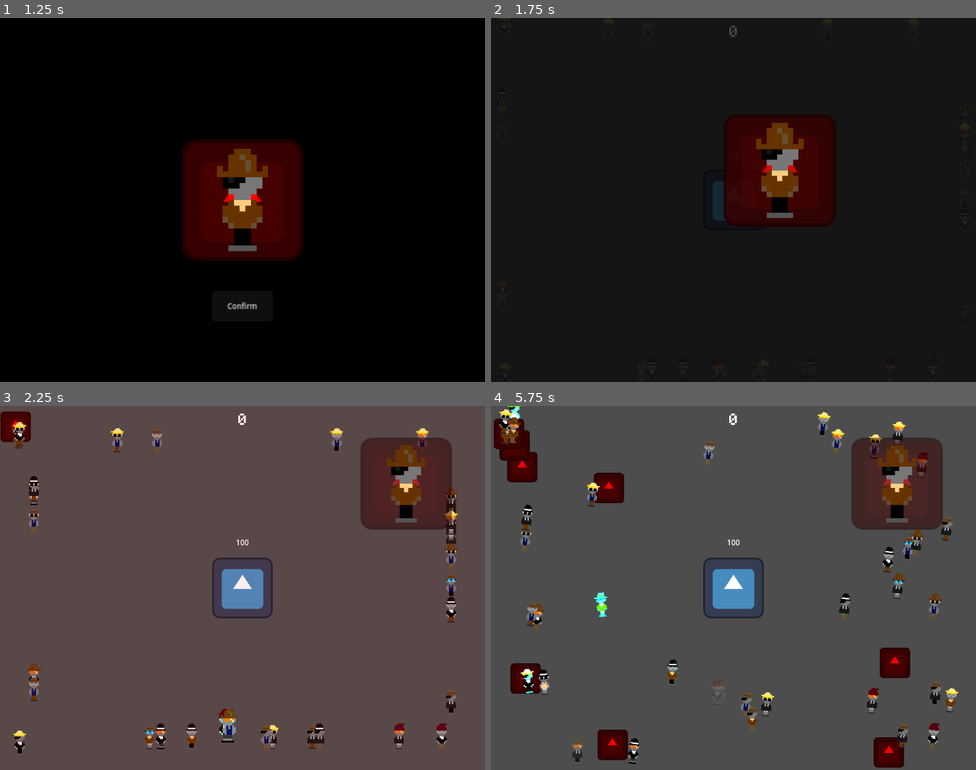
Above: before the commit, frames 1-4 (two rows, left to right).
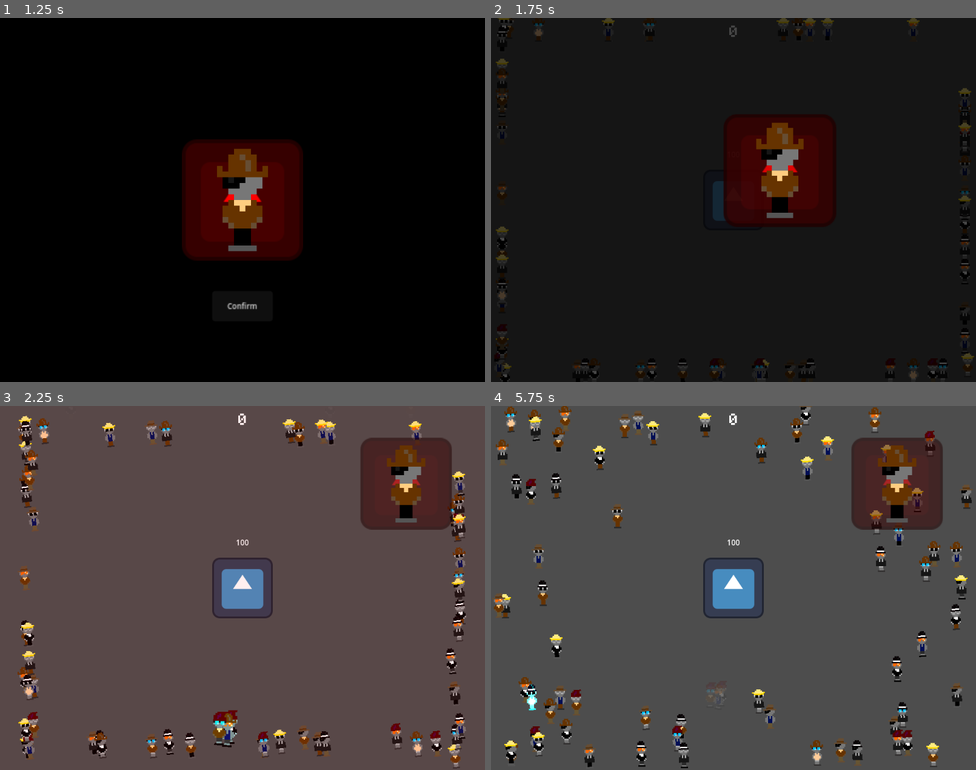
Above: after the commit, the same moments.

Repository: SamuelScerri/Score-Space-Jam
Game: Godot game, scene res://Game Area.tscn
Same seed, same stepped clock (60 frames per second), same inputs: the game is played once before the commit and once after it. The engine's default icon, where the game draws it, is replaced by a stand-in: a white triangle on a blue panel in a dark square.
Inputs (mouse positions are in pixels of both pictures, inside the frame that each line leads up to):
- Up to frame 1 (1.25 s): move the mouse to (349, 181) at 0.52 s; click (349, 181) at 0.6 s
- Up to frame 2 (1.75 s): click "Confirm" at 1.25 s
- Up to frame 3 (2.25 s): move the mouse to (227, 748) at 2.02 s; click (227, 748) at 2.1 s
- Up to frame 4 (5.75 s): move the mouse to (675, 722) at 2.77 s; click (675, 722) at 2.85 s; move the mouse to (520, 464) at 3.52 s; click (520, 464) at 3.6 s; move the mouse to (602, 657) at 4.27 s; click (602, 657) at 4.35 s; move the mouse to (529, 733) at 5.02 s; click (529, 733) at 5.1 s

Frame 1 is identical in both runs. In frame 2, 0.9% of the frame differs, in the area x 1-100%, y 0-100%; in frame 3, 6.9%; in frame 4, 13%, in the area x 0-100%, y 0-100%.

Commit message:
Updated Enemies

Diff:
--- a/Game Area.gd
+++ b/Game Area.gd
@@ -6,7 +6,7 @@
 @onready var camera = $Camera
 @onready var shake_duration = $Shake
 
-@export var max_citizens_in_area = 32
+@export var max_citizens_in_area = 64
 @export var enemy_chance_percentage = .2
 
 @export var citizen_node: PackedScene
@@ -15,9 +15,13 @@
 var should_shake = false
 var game_ended = false
 
+var citizen_enemy
+
 func _ready():
 	Global.current_game_area = self
 	get_tree().paused = true
+
+	citizen_enemy = user_interface.get_citizen()
 
 	#We Will Now Create A Bunch Of Citizens
 	for i in range(max_citizens_in_area):
--- a/Game Area.tscn
+++ b/Game Area.tscn
@@ -16,7 +16,7 @@
 [node name="Building" parent="." instance=ExtResource("1_r261b")]
 
 [node name="Spawn Delay" type="Timer" parent="."]
-wait_time = 0.5
+wait_time = 2.0
 autostart = true
 
 [node name="Fire" type="AudioStreamPlayer" parent="."]
--- a/Interface.tscn
+++ b/Interface.tscn
@@ -102,8 +102,119 @@
 }]
 }
 
+[sub_resource type="Animation" id="Animation_1yv4p"]
+resource_name = "End"
+tracks/0/type = "value"
+tracks/0/imported = false
+tracks/0/enabled = true
+tracks/0/path = NodePath("Background:color")
+tracks/0/interp = 2
+tracks/0/loop_wrap = true
+tracks/0/keys = {
+"times": PackedFloat32Array(0, 1),
+"transitions": PackedFloat32Array(-2, -2),
+"update": 0,
+"values": [Color(0, 0, 0, 0), Color(0, 0, 0, 0.501961)]
+}
+tracks/1/type = "value"
+tracks/1/imported = false
+tracks/1/enabled = true
+tracks/1/path = NodePath("Music:volume_db")
+tracks/1/interp = 2
+tracks/1/loop_wrap = true
+tracks/1/keys = {
+"times": PackedFloat32Array(0, 1),
+"transitions": PackedFloat32Array(-2, -2),
+"update": 0,
+"values": [0.0, -32.0]
+}
+tracks/2/type = "value"
+tracks/2/imported = false
+tracks/2/enabled = true
+tracks/2/path = NodePath("Target:modulate")
+tracks/2/interp = 2
+tracks/2/loop_wrap = true
+tracks/2/keys = {
+"times": PackedFloat32Array(0, 1),
+"transitions": PackedFloat32Array(-2, -2),
+"update": 0,
+"values": [Color(1, 1, 1, 1), Color(1, 1, 1, 0)]
+}
+tracks/3/type = "value"
+tracks/3/imported = false
+tracks/3/enabled = true
+tracks/3/path = NodePath("Label:modulate")
+tracks/3/interp = 2
+tracks/3/loop_wrap = true
+tracks/3/keys = {
+"times": PackedFloat32Array(0, 1),
+"transitions": PackedFloat32Array(-2, -2),
+"update": 0,
+"values": [Color(1, 1, 1, 1), Color(1, 1, 1, 0)]
+}
+
+[sub_resource type="Animation" id="Animation_wq1n1"]
+resource_name = "Green Flash"
+length = 0.2
+tracks/0/type = "method"
+tracks/0/imported = false
+tracks/0/enabled = true
+tracks/0/path = NodePath("Good")
+tracks/0/interp = 1
+tracks/0/loop_wrap = true
+tracks/0/keys = {
+"times": PackedFloat32Array(0),
+"transitions": PackedFloat32Array(1),
+"values": [{
+"args": [0.0],
+"method": &"play"
+}]
+}
+tracks/1/type = "value"
+tracks/1/imported = false
+tracks/1/enabled = true
+tracks/1/path = NodePath("Background:color")
+tracks/1/interp = 1
+tracks/1/loop_wrap = true
+tracks/1/keys = {
+"times": PackedFloat32Array(0, 0.2),
+"transitions": PackedFloat32Array(1, 1),
+"update": 0,
+"values": [Color(0, 1, 0, 0.12549), Color(0, 1, 0, 0)]
+}
+
 [sub_resource type="Animation" id="Animation_oqim6"]
 resource_name = "Idle"
+
+[sub_resource type="Animation" id="Animation_1e2tb"]
+resource_name = "Red Flash"
+length = 0.2
+tracks/0/type = "method"
+tracks/0/imported = false
+tracks/0/enabled = true
+tracks/0/path = NodePath("Bad")
+tracks/0/interp = 1
+tracks/0/loop_wrap = true
+tracks/0/keys = {
+"times": PackedFloat32Array(0),
+"transitions": PackedFloat32Array(1),
+"values": [{
+"args": [0.0],
+"method": &"play"
+}]
+}
+tracks/1/type = "value"
+tracks/1/imported = false
+tracks/1/enabled = true
+tracks/1/path = NodePath("Background:color")
+tracks/1/interp = 1
+tracks/1/loop_wrap = true
+tracks/1/keys = {
+"times": PackedFloat32Array(0, 0.2),
+"transitions": PackedFloat32Array(1, 1),
+"update": 0,
+"values": [Color(1, 0, 0, 0.12549), Color(1, 0, 0, 0)]
+}
 
 [sub_resource type="Animation" id="Animation_gr5k4"]
 resource_name = "Show"
@@ -166,117 +277,6 @@
 "transitions": PackedFloat32Array(1),
 "update": 1,
 "values": [true]
-}
-
-[sub_resource type="Animation" id="Animation_wq1n1"]
-resource_name = "Green Flash"
-length = 0.2
-tracks/0/type = "method"
-tracks/0/imported = false
-tracks/0/enabled = true
-tracks/0/path = NodePath("Good")
-tracks/0/interp = 1
-tracks/0/loop_wrap = true
-tracks/0/keys = {
-"times": PackedFloat32Array(0),
-"transitions": PackedFloat32Array(1),
-"values": [{
-"args": [0.0],
-"method": &"play"
-}]
-}
-tracks/1/type = "value"
-tracks/1/imported = false
-tracks/1/enabled = true
-tracks/1/path = NodePath("Background:color")
-tracks/1/interp = 1
-tracks/1/loop_wrap = true
-tracks/1/keys = {
-"times": PackedFloat32Array(0, 0.2),
-"transitions": PackedFloat32Array(1, 1),
-"update": 0,
-"values": [Color(0, 1, 0, 0.12549), Color(0, 1, 0, 0)]
-}
-
-[sub_resource type="Animation" id="Animation_1e2tb"]
-resource_name = "Red Flash"
-length = 0.2
-tracks/0/type = "method"
-tracks/0/imported = false
-tracks/0/enabled = true
-tracks/0/path = NodePath("Bad")
-tracks/0/interp = 1
-tracks/0/loop_wrap = true
-tracks/0/keys = {
-"times": PackedFloat32Array(0),
-"transitions": PackedFloat32Array(1),
-"values": [{
-"args": [0.0],
-"method": &"play"
-}]
-}
-tracks/1/type = "value"
-tracks/1/imported = false
-tracks/1/enabled = true
-tracks/1/path = NodePath("Background:color")
-tracks/1/interp = 1
-tracks/1/loop_wrap = true
-tracks/1/keys = {
-"times": PackedFloat32Array(0, 0.2),
-"transitions": PackedFloat32Array(1, 1),
-"update": 0,
-"values": [Color(1, 0, 0, 0.12549), Color(1, 0, 0, 0)]
-}
-
-[sub_resource type="Animation" id="Animation_1yv4p"]
-resource_name = "End"
-tracks/0/type = "value"
-tracks/0/imported = false
-tracks/0/enabled = true
-tracks/0/path = NodePath("Background:color")
-tracks/0/interp = 2
-tracks/0/loop_wrap = true
-tracks/0/keys = {
-"times": PackedFloat32Array(0, 1),
-"transitions": PackedFloat32Array(-2, -2),
-"update": 0,
-"values": [Color(0, 0, 0, 0), Color(0, 0, 0, 0.501961)]
-}
-tracks/1/type = "value"
-tracks/1/imported = false
-tracks/1/enabled = true
-tracks/1/path = NodePath("Music:volume_db")
-tracks/1/interp = 2
-tracks/1/loop_wrap = true
-tracks/1/keys = {
-"times": PackedFloat32Array(0, 1),
-"transitions": PackedFloat32Array(-2, -2),
-"update": 0,
-"values": [0.0, -32.0]
-}
-tracks/2/type = "value"
-tracks/2/imported = false
-tracks/2/enabled = true
-tracks/2/path = NodePath("Target:modulate")
-tracks/2/interp = 2
-tracks/2/loop_wrap = true
-tracks/2/keys = {
-"times": PackedFloat32Array(0, 1),
-"transitions": PackedFloat32Array(-2, -2),
-"update": 0,
-"values": [Color(1, 1, 1, 1), Color(1, 1, 1, 0)]
-}
-tracks/3/type = "value"
-tracks/3/imported = false
-tracks/3/enabled = true
-tracks/3/path = NodePath("Label:modulate")
-tracks/3/interp = 2
-tracks/3/loop_wrap = true
-tracks/3/keys = {
-"times": PackedFloat32Array(0, 1),
-"transitions": PackedFloat32Array(-2, -2),
-"update": 0,
-"values": [Color(1, 1, 1, 1), Color(1, 1, 1, 0)]
 }
 
 [sub_resource type="AnimationLibrary" id="AnimationLibrary_avmb6"]
--- a/Nodes/Citizen.tscn
+++ b/Nodes/Citizen.tscn
@@ -51,6 +51,7 @@
 
 [sub_resource type="Animation" id="Animation_mv8b5"]
 resource_name = "Spawn"
+length = 0.5
 tracks/0/type = "value"
 tracks/0/imported = false
 tracks/0/enabled = true
@@ -58,7 +59,7 @@
 tracks/0/interp = 2
 tracks/0/loop_wrap = true
 tracks/0/keys = {
-"times": PackedFloat32Array(0, 1),
+"times": PackedFloat32Array(0, 0.5),
 "transitions": PackedFloat32Array(-2, -2),
 "update": 0,
 "values": [Color(1, 1, 1, 0), Color(1, 1, 1, 1)]
--- a/Nodes/Enemy.tscn
+++ b/Nodes/Enemy.tscn
@@ -1,7 +1,7 @@
-[gd_scene load_steps=6 format=3 uid="uid://cm2ftyt7r5ag0"]
+[gd_scene load_steps=8 format=3 uid="uid://cm2ftyt7r5ag0"]
 
-[ext_resource type="Texture2D" uid="uid://deh46ylnqx6qi" path="res://icon.svg" id="1_b6nux"]
 [ext_resource type="Script" path="res://Scripts/Enemy.gd" id="1_daj70"]
+[ext_resource type="PackedScene" uid="uid://c4fmn6h3lpp4s" path="res://Nodes/Character.tscn" id="2_7xs16"]
 
 [sub_resource type="RectangleShape2D" id="RectangleShape2D_1c67k"]
 size = Vector2(128, 128)
@@ -13,14 +13,14 @@
 tracks/0/type = "value"
 tracks/0/imported = false
 tracks/0/enabled = true
-tracks/0/path = NodePath("Icon:scale")
+tracks/0/path = NodePath("Character:scale")
 tracks/0/interp = 2
 tracks/0/loop_wrap = true
 tracks/0/keys = {
 "times": PackedFloat32Array(0, 0.05, 0.2),
 "transitions": PackedFloat32Array(-2, -2, -2),
 "update": 0,
-"values": [Vector2(1, 1), Vector2(1.2, 1.2), Vector2(1, 1)]
+"values": [Vector2(6, 6), Vector2(8, 8), Vector2(6, 6)]
 }
 tracks/1/type = "method"
 tracks/1/imported = false
@@ -43,18 +43,66 @@
 tracks/2/interp = 2
 tracks/2/loop_wrap = true
 tracks/2/keys = {
-"times": PackedFloat32Array(0, 3, 4),
+"times": PackedFloat32Array(0, 0.05, 0.1, 3, 4),
+"transitions": PackedFloat32Array(-2, -2, 1, -2, -2),
+"update": 0,
+"values": [Color(1, 0, 0, 1), Color(1, 0, 0, 1), Color(1, 1, 1, 1), Color(1, 1, 1, 1), Color(1, 1, 1, 0)]
+}
+
+[sub_resource type="Animation" id="Animation_mv8b5"]
+resource_name = "Spawn"
+length = 0.5
+tracks/0/type = "value"
+tracks/0/imported = false
+tracks/0/enabled = true
+tracks/0/path = NodePath(".:modulate")
+tracks/0/interp = 2
+tracks/0/loop_wrap = true
+tracks/0/keys = {
+"times": PackedFloat32Array(0, 0.5),
+"transitions": PackedFloat32Array(-2, -2),
+"update": 0,
+"values": [Color(1, 1, 1, 0), Color(1, 1, 1, 1)]
+}
+tracks/1/type = "value"
+tracks/1/imported = false
+tracks/1/enabled = true
+tracks/1/path = NodePath("Character:rotation")
+tracks/1/interp = 1
+tracks/1/loop_wrap = true
+tracks/1/keys = {
+"times": PackedFloat32Array(0),
+"transitions": PackedFloat32Array(1),
+"update": 0,
+"values": [0.0]
+}
+
+[sub_resource type="Animation" id="Animation_i1lvd"]
+resource_name = "Walk"
+length = 0.4
+loop_mode = 1
+tracks/0/type = "value"
+tracks/0/imported = false
+tracks/0/enabled = true
+tracks/0/path = NodePath("Character:rotation")
+tracks/0/interp = 1
+tracks/0/loop_wrap = true
+tracks/0/keys = {
+"times": PackedFloat32Array(0, 0.2, 0.4),
 "transitions": PackedFloat32Array(-2, -2, -2),
 "update": 0,
-"values": [Color(1, 1, 1, 1), Color(1, 1, 1, 1), Color(1, 1, 1, 0)]
+"values": [-0.122173, 0.122173, -0.122173]
 }
 
 [sub_resource type="AnimationLibrary" id="AnimationLibrary_b4p4n"]
 _data = {
-"Death": SubResource("Animation_37fw0")
+"Death": SubResource("Animation_37fw0"),
+"Spawn": SubResource("Animation_mv8b5"),
+"Walk": SubResource("Animation_i1lvd")
 }
 
 [node name="Enemy" type="CharacterBody2D"]
+modulate = Color(1, 1, 1, 0)
 z_index = -4096
 scale = Vector2(0.5, 0.5)
 collision_layer = 2
@@ -64,17 +112,18 @@
 script = ExtResource("1_daj70")
 metadata/_edit_group_ = true
 
-[node name="Icon" type="Sprite2D" parent="."]
-modulate = Color(1, 0, 0, 1)
-texture = ExtResource("1_b6nux")
+[node name="Character" parent="." instance=ExtResource("2_7xs16")]
+randomize = false
 
 [node name="Collider" type="CollisionShape2D" parent="."]
 shape = SubResource("RectangleShape2D_1c67k")
 
 [node name="Feedback" type="AnimationPlayer" parent="."]
+autoplay = "Spawn"
 libraries = {
 "": SubResource("AnimationLibrary_b4p4n")
 }
 
 [connection signal="mouse_entered" from="." to="." method="_on_mouse_entered"]
 [connection signal="mouse_exited" from="." to="." method="_on_mouse_exited"]
+[connection signal="animation_finished" from="Feedback" to="." method="_on_feedback_animation_finished" unbinds=1]
--- a/Scripts/CharacterGen.gd
+++ b/Scripts/CharacterGen.gd
@@ -5,8 +5,27 @@
 @export var shirts: Array[CompressedTexture2D]
 @export var pants: Array[CompressedTexture2D]
 
+@export var randomize: bool = true
+
+var hat_id = 0
+var eye_id = 0
+var shirt_id = 0
+var pants_id = 0
+
 func _ready():
-	$Hat.texture = hats[randi_range(0, hats.size() - 1)]
-	$Eye.texture = eyes[randi_range(0, eyes.size() - 1)]
-	$Shirt.texture = shirts[randi_range(0, shirts.size() - 1)]
-	$Pants.texture = pants[randi_range(0, pants.size() - 1)]
+	if randomize:
+		hat_id = randi_range(0, hats.size() - 1)
+		eye_id = randi_range(0, eyes.size() - 1)
+		shirt_id = randi_range(0, shirts.size() - 1)
+		pants_id = randi_range(0, pants.size() - 1)
+
+	else:
+		hat_id = Global.current_game_area.citizen_enemy.hat_id
+		eye_id = Global.current_game_area.citizen_enemy.eye_id
+		shirt_id = Global.current_game_area.citizen_enemy.shirt_id
+		pants_id = Global.current_game_area.citizen_enemy.pants_id
+
+	$Hat.texture = hats[hat_id]
+	$Eye.texture = eyes[eye_id]
+	$Shirt.texture = shirts[shirt_id]
+	$Pants.texture = pants[pants_id]
--- a/Scripts/Citizen.gd
+++ b/Scripts/Citizen.gd
@@ -43,12 +43,12 @@
 			direction.y = -1
 
 		if direction != Vector2.ZERO:
-			destination = global_position + direction.normalized() * difference_between_move / 2
+			destination = global_position + direction.normalized()
 
 		#Here The Citizen Will Avoid Buildings
 		for building in buildings:
 			if global_position.distance_to(building.global_position) < stop_straying_distance:
-				destination = global_position + (global_position - building.global_position).normalized() * difference_between_move / 2
+				destination = global_position + (global_position - building.global_position).normalized()
 				break
 
 		var difference = (destination - global_position).normalized()
--- a/Scripts/Enemy.gd
+++ b/Scripts/Enemy.gd
@@ -92,3 +92,7 @@
 
 func _on_mouse_exited():
 	in_view = false
+
+
+func _on_feedback_animation_finished():
+	$Feedback.play("Walk")
--- a/Scripts/User Interface.gd
+++ b/Scripts/User Interface.gd
@@ -6,6 +6,9 @@
 	$Music.play()
 
 	Global.current_game_area.start_game()
+
+func get_citizen():
+	return $Target/Character
 
 func update_score_label(score, positive: bool):
 	if not positive:
--- a/project.godot
+++ b/project.godot
@@ -23,7 +23,6 @@
 
 window/size/viewport_width=1024
 window/size/viewport_height=768
-window/size/mode=4
 window/size/resizable=false
 window/stretch/mode="viewport"
 
